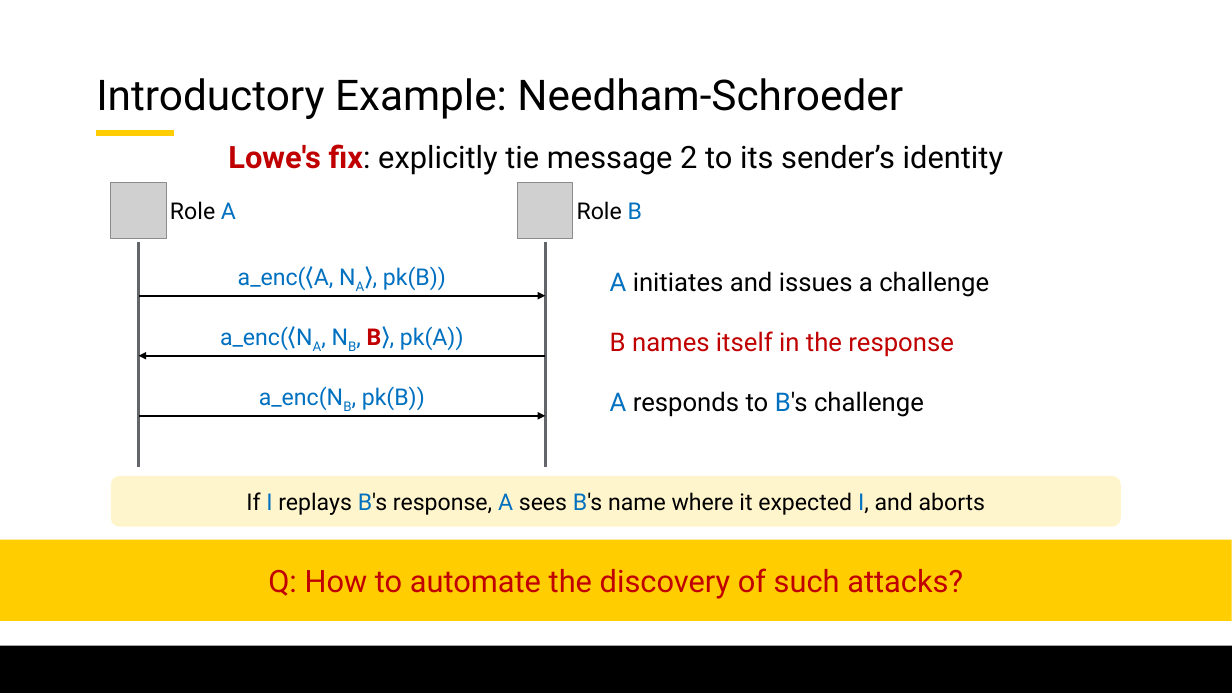
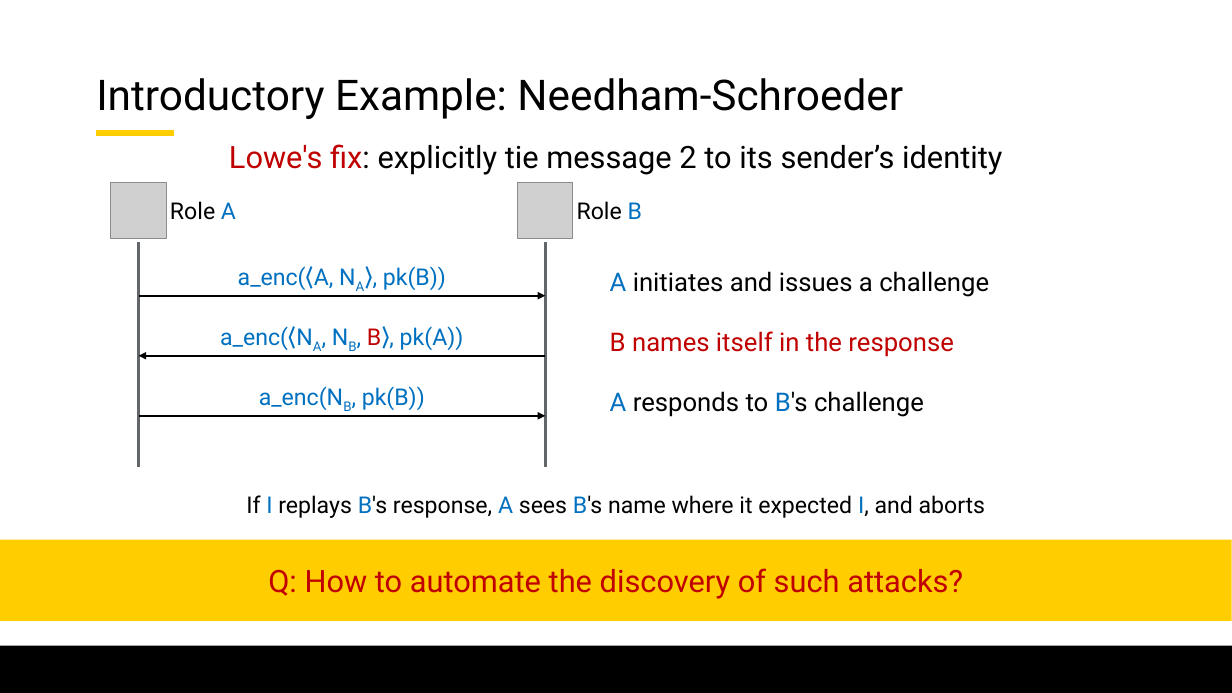
Before and after one commit to lorchrob/graduate_research_symposium, a slide deck: slide 8 of symposium_slides.pptx. Drawn at 1232x693 pixels with LibreOffice and Linux fonts; fonts in the diff are those of the drawing; grey boxes stand for pictures; background and template pictures are left out. Boxes give left, top, right and bottom in pixels: in the first picture for what was removed or moved away, otherwise in the second. Text is boxed around its words. In the diff, an @@ line names an element or a change of style, - is before the commit and + after.

```diff
--- a/symposium_slides.pptx
+++ b/symposium_slides.pptx
@@ text "Lowe's fix: explicitly tie message ..." at <box>229,144,1002,175</box>: bold off in "Lowe's fix:" @@
@@ text "a_enc(⟨NA, NB, B⟩, pk(A))" at <box>220,326,464,350</box>: bold off in "B⟩," @@
@@ text "If I replays B's response, ...": place and size @@
-text "If I replays B's response, ..." at <box>111,476,1121,527</box>
+text "If I replays B's response, ..." at <box>246,495,985,518</box>
@@ text "If I replays B's response, ..." at <box>246,495,985,518</box>: vertical alignment middle to top; fill #FFF5CC to none @@
```
Also in this commit, not shown: 19 other slides changed, 10 slides added, 12 slides removed.
